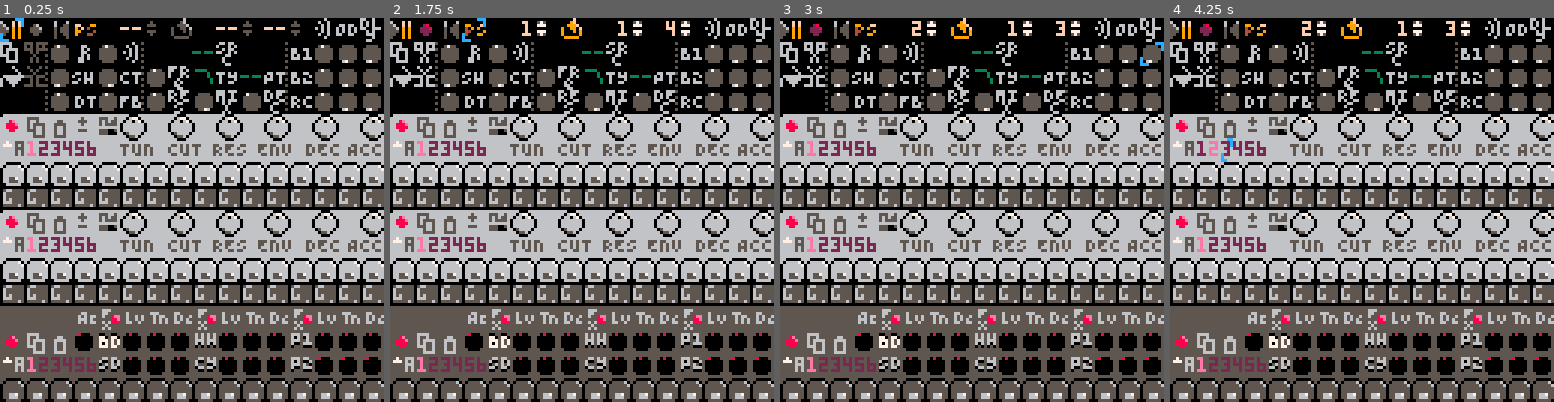
Above: before the commit, frames 1-4 (left to right).
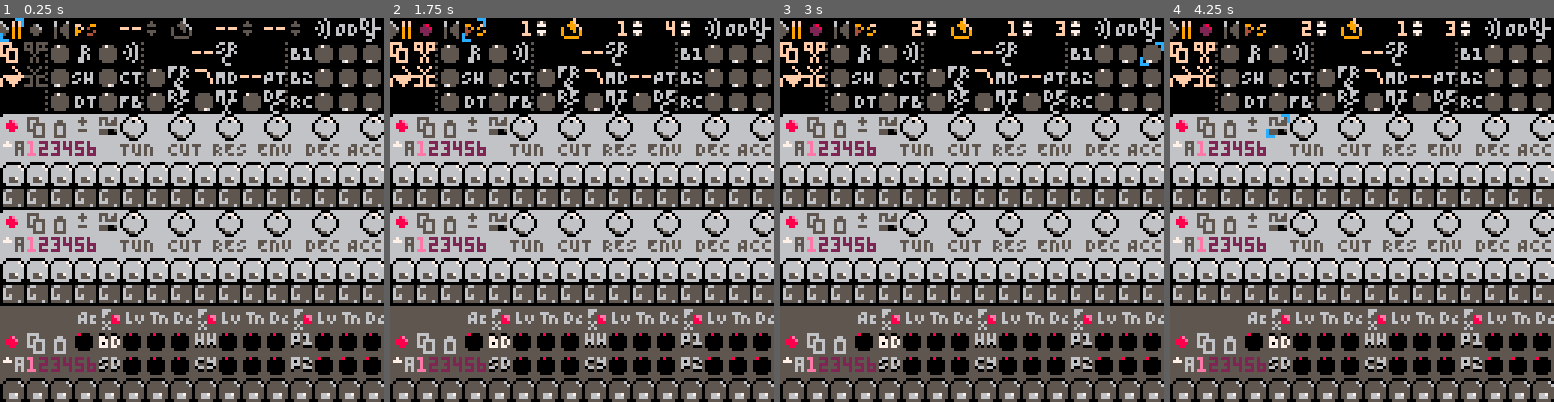
Above: after the commit, the same moments.

Repository: luchak/rp8
Game: PICO-8 cartridge pb-0x.p8
Two runs of this game, one before a commit and one after it. Both use one fixed random seed, a clock stepped at 60 frames per second and the inputs below.
Inputs:
- Up to frame 1 (0.25 s): no input
- Up to frame 2 (1.75 s): tap X (X key) at 0.33, 1.07 s; tap O (Z key) at 0.7, 1.7 s; hold Right from 1.6 s (still down)
- Up to frame 3 (3 s): tap X (X key) at 1.85, 2.97 s; release Right at 2.1 s; tap O (Z key) at 2.1, 2.5, 2.9 s; hold Up 2.15-2.42 s; hold Right from 2.47 s (still down)
- Up to frame 4 (4.25 s): release Right at 3.03 s; hold Left 3.08-3.58 s; tap O (Z key) at 3.3, 3.7, 4.1 s; hold Down 3.63-3.97 s; hold Right from 4.02 s (still down); tap X (X key) at 4.08 s

The runs differ from the first frame. In frame 1, 0.5% of the frame differs, in the area x 0-68%, y 6-18%; in frame 2, 0.7%; in frame 3, 0.7%; in frame 4, 1.0%, in the area x 0-68%, y 6-38%.

Commit message:
Make filter routable.

Diff:
--- a/events.lua
+++ b/events.lua
@@ -114,9 +114,7 @@
 
  timeline.cut_seq=function(self)
   local ls,ll=self.loop_start,self.loop_len
-  local cut_end=ls+ll
-  local c=self:copy_seq()
-  local nbs={}
+  local cut_end,c,nbs=ls+ll,self:copy_seq(),{}
   for i,b in pairs(self.bars) do
    if i>=ls then
     if i>=cut_end then
--- a/pb-0x.p8
+++ b/pb-0x.p8
@@ -89,6 +89,7 @@
     cy:note(dseq.cy,patch,now,nl)
     perc:note(dseq.pc,patch,now,nl)
    end
+   mixer:note(patch)
    svf:note(patch)
 
    local mix_lev,dl_t,dl_fb,comp_thresh=unpack_patch(patch,3,6)
@@ -569,14 +570,19 @@
  }
 end
 
+filtmap=parse[[{b0=3,b1=4,dr=5}]]
 function mixer_new(srcs,fx,filt,lev)
  return {
   srcs=srcs,
   lev=lev,
   tmp={},
   fxbuf={},
+  filtsrc=1,
+  note=function(self,state)
+   self.filtsrc=flr(state[60]>>1)
+  end,
   update=function(self,b,first,last)
-   local fxbuf,tmp,lev=self.fxbuf,self.tmp,self.lev
+   local fxbuf,tmp,lev,filtsrc=self.fxbuf,self.tmp,self.lev,self.filtsrc
    for i=first,last do
     b[i],fxbuf[i]=0,0
    end
@@ -589,7 +595,11 @@
     local odfi=(1+3*od)/odf
     for i=first,last do
      local x=mid(-1,tmp[i]*odf,1)
-     x=slev*odfi*(x-0.148148*x*x*x)
+     tmp[i]=slev*odfi*(x-0.148148*x*x*x)
+    end
+    if (filtmap[k]==filtsrc) filt:update(tmp,first,last)
+    for i=first,last do
+     local x=tmp[i]
      b[i]+=x*lev
      fxbuf[i]+=x*fx
     end
@@ -599,7 +609,7 @@
    for i=first,last do
     b[i]+=fxbuf[i]*lev
    end
-   filt:update(b,first,last)
+   if (filtsrc==2) filt:update(b,first,last)
   end
  }
 end
@@ -649,12 +659,12 @@
    --local q=1/(2*(1-res))
    --self.rc=1/(2*q)
    -- configurable decay?
-   local r,bp
-   bp,self.gc,r,self.wet=unpack_patch(patch,60,63)
+   local r,bp,gc
+   bp,gc,r,self.wet=unpack_patch(patch,60,63)
    self.rc=1-(r*0.96)
    --self.fe=0.6
    self.bp=(bp&0x0.02>0 and 1) or 0
-   self.gc+=0x0.02
+   self.gc=gc*gc+0x0.02
   end,
   update=function(self,b,first,last)
    local z1,z2,rc,gc_base,wet,fe,is_bp=
@@ -784,7 +794,7 @@
 57=64,
 58=64,
 59=64,
-60=0,
+60=2,
 61=64,
 62=64,
 63=128,
@@ -849,7 +859,7 @@
  -- 57 p2_tun=0.5,
  -- 58 p2_dec=0.5,
  -- 59 p2_lev=0.5,
- -- 60 fl_src_type=0
+ -- 60 fl_src_type=2
  -- 61 fl_cut=0.5
  -- 62 fl_res=0.5
  -- 63 fl_wet=1
@@ -1057,10 +1067,14 @@
  end
 end
 
-function state_make_get_set_param(idx)
+function state_make_get_set_param(idx,shift)
+ local shift=shift or 0
+ local mask=(1<<shift)-1
  return
-  function(state) return state.patch[idx] end,
-  function(state,val) state:_apply_diff(idx,val) end
+  function(state) return (state.patch[idx]>>shift)&0xffff.0000 end,
+  function(state,val)
+   state:_apply_diff(idx,val<<shift | (state.patch[idx]&mask))
+  end
 end
 
 function state_make_get_set_param_bool(idx,bit)
@@ -1153,8 +1167,7 @@
   for id,w in pairs(self.widgets) do
    local ns=w:get_sprite(state)
    if ns!=self.sprites[id] then
-    self.sprites[id]=ns
-    self.dirty[id]=true
+    self.sprites[id],self.dirty[id]=ns,true
    end
   end
   palt(0,false)
@@ -1178,7 +1191,7 @@
     local ts,tw,bg,fg=unpack_split(sp)
     ts=tostr(ts)
     rectfill(wx,wy,wx+tw-1,wy+7,bg)
-    print(ts,wx+tw-(#ts*4),wy+1,fg)
+    print(ts,wx+tw-#ts*4,wy+1,fg)
    end
   end
   self.dirty={}
@@ -1268,6 +1281,7 @@
    return sprites[get(state)]
   end,
   input=function(self,state,b)
+   local sval=get(state)
    set(state,mid(1,get(state)+b,n))
   end
  }
@@ -1390,8 +1404,7 @@
    end
   end,
  }
- w.__index=w
- setmetatable(obj,w)
+ setmetatable(obj,{__index=w})
  return obj
 end
 
@@ -1564,26 +1577,26 @@
 
  ui:add_widget(momentary_new(
   0,yp+8,242,
-  function()
-   state:copy_seq()
+  function(s)
+   s:copy_seq()
   end
  ))
  song_only(momentary_new(
   8,yp+8,241,
-  function()
-   state:cut_seq()
+  function(s)
+   s:cut_seq()
   end
  ),199)
  ui:add_widget(momentary_new(
   0,yp+16,247,
-  function()
-   state:paste_seq()
+  function(s)
+   s:paste_seq()
   end
  ))
  song_only(momentary_new(
   8,yp+16,243,
-  function()
-   state:insert_seq()
+  function(s)
+   s:insert_seq()
   end
  ),201)
 
@@ -1602,7 +1615,10 @@
  end
 
  ui:add_widget(
-  toggle_new(64,16,234,235,state_make_get_set_param_bool(60,0))
+  toggle_new(64,yp+16,234,235,state_make_get_set_param_bool(60,0))
+ )
+ ui:add_widget(
+  spin_btn_new(64,yp+8,parse[[{1="--,8,0,15",2="AL,8,0,15",3="B1,8,0,15",4="B2,8,0,15",5="RC,8,0,15"}]],state_make_get_set_param(60,1))
  )
 
  for pt,ypc in pairs(parse[[{b0=8,b1=16,dr=24}]]) do
@@ -1662,7 +1678,7 @@
 0000000000000ccc6666666666666666000000000000000000000000000000000000000000000000555555555555555500000005000000006666666600000000
 000000000000000c655566566555665600000000006000606000f0f0b00060600666066600000000555555555666655500000000000000006666666600000000
 007007000000000c656565566565655600000000006005505600f0f03b0060600666060600000000555665555655655500000005000000006666666600000000
-0007700000000000656555566565555600000000005055505560909033b050500606066633303330556666555656666500000000000000006666666600000000
+0007700000000000656555566565555600000000005055505560909033b0505006060666fff0fff0556666555656666500000000000000006666666600000000
 00077000000000006666666666666666000000000050555055509090333050500606060600000000556556555656556500000005000000006666666600000000
 00700700c00000006005555665550056000000000050055055009090330050500606060600000000556556555666556500000000000000006666666600000000
 00000000c00000006000555665550006000000000050005050009090300050500000000000000000556556555556556500000005000000006666666600000000
@@ -1772,20 +1788,20 @@
 00000000575000005750000057500000666666666666666666666666666666666666666666666666666666666666666666666666666666666666666666666666
 00000000000000000000000000000000666666666666666666666666666666666666666666666666666666666666666666666666666666666666666666666666
 06606600666066006600666066606660000000006600666500000005000000000000000000000000000000000000000000006000665666660000000000000000
-60006060660060606060660066600600000000006060660000000000000000000000000000000000033330000003000000600600655666660000000000000000
-00606600600066006600600060600600666060606060600506606665000280000008e00000056000000003000030300000060600555556660000000000000000
-660060606000606060600660606066600600666066000660606006000022280000888e000055560000000300003030000606060065566566fff0fff000000000
-00066000000600000006600000606000060000600006600566600605002222000088880000555500000000300030300000060600665665560000000000000000
-00600000006060000060000000060000060066000060000060000600000220000008800000055000000000300300033000600600666555550000000000000000
+600060606600606060606600666006000000000060606600000000000000000000000000000000000ffff000000f000000600600655666660000000000000000
+00606600600066006600600060600600666066006060600506606665000280000008e0000005600000000f0000f0f00000060600555556660000000000000000
+660060606000606060600660606066606660606066000660606006000022280000888e000055560000000f0000f0f0000606060065566566fff0fff000000000
+00066000000600000006600000606000606060600006600566600605002222000088880000555500000000f000f0f00000060600665665560000000000000000
+00600000006060000060000000060000606066000060000060000600000220000008800000055000000000f00f000ff000600600666555550000000000000000
 00600000006600000000600000060000000000000060000500000005000000000000000000000000000000000000000000006000666665560000000000000000
 00066000000660000066000000606000000000000006600000000000000000000000000000000000000000000000000000000000666665660000000000000000
-60060060666066656666000006000605000000000000000000000066000060000000000000000005000000000000000555655555555555555555555555555555
-060606006060606060060000006060000666660000666660000006060000060000000000000000000000000000000000566555555ee556665666565656665666
-0000000066606665606666000006000566000660006000600000066600000060066060600660666506600666666066056666655555e555565556565656555655
-6600066000606000606006006660666006000600666660000006060606666666600060606000060006060060660066005665565555e556665566566656665666
-0000000000060005666006000060600506666600066600000000600060666660006066606000060506060060600060655565566555e556555556555655565656
-060606000060600000600600006060006000006000600000066666006006660066006060066006000660006060006660555666665eee56665666555656665666
-60060060006060050066660066606665066666000000000060666000600060000000000000000005000000000000000555555665555555555555555555555555
+60060060fff0fff5ffff00000f000f050000000000000000000000660000f0000000000000000005000000000000000555655555555555555555555555555555
+06060600f0f0f0f0f00f000000f0f00006666600006666600000060600000f0000000000000000000000000000000000566555555ee556665666565656665666
+00000000fff0fff5f0ffff00000f0005660006600060006000000666000000f0066060600660666506600666666066056666655555e555565556565656555655
+6600066000f0f000f0f00f00fff0fff00600060066666000000606060fffffff600060606000060006060060660066005665565555e556665566566656665666
+00000000000f0005fff00f0000f0f005066666000666000000006000f0fffff0006066606000060506060060600060655565566555e556555556555655565656
+0606060000f0f00000f00f0000f0f000600000600060000006666600f00fff0066006060066006000660006060006660555666665eee56665666555656665666
+6006006000f0f00500ffff00fff0fff5066666000000000060666000f000f0000000000000000005000000000000000555555665555555555555555555555555
 00000000000000000000000000000000000000000000000060060000000000000000000000000000000000000000000055555655555555555555555555555555
 
 
